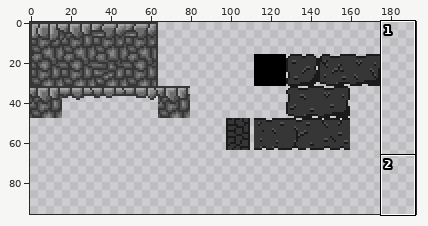
Sprite sheet, stored at TrappedInside/Assets/Maps/stone-land.png. The picture above shows the old version from afar; the outline marks the close-up.
Close-up. Earlier state:
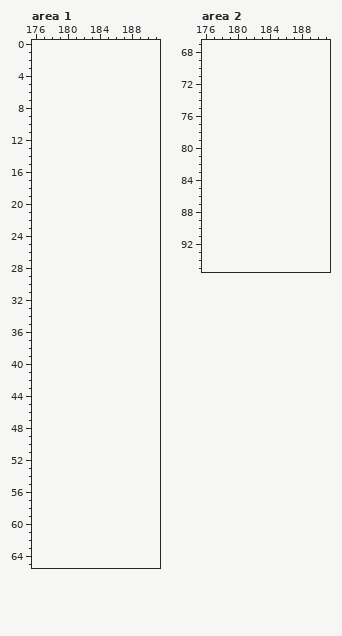
The file is 176x96 pixels. Shown: area 1: x 176..191, y 0..65; area 2: x 176..191, y 67..95. The old version is drawn lined up with the new one, on the new canvas. The wide view leaves out empty margins.
Palette (. is transparent): 
Now the later version:
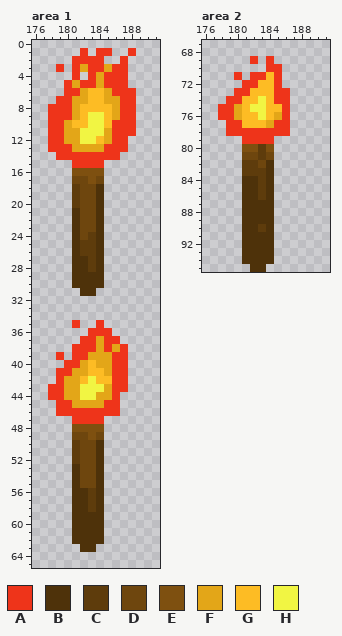
Colours new in this view: A #ee341a  B #4e320a  C #5e3c0c  D #6e460e  E #7e5010  F #e3a618  G #fdbc24  H #f1f543
Difference:
canvas 176x96 -> 208x96
Area 1:
y 1: x 182 . -> A; x 184..185 .. -> AA; x 188 . -> A
y 2: x 181..184 .... -> AAAA; x 187 . -> A
y 3: x 179 . -> A; x 181..187 ....... -> AFAAFAA
y 4: x 181 . -> A; x 183..187 ..... -> AFAAA
y 5: x 180..187 ........ -> AFAAFAAA
y 6: x 180..188 ......... -> AAFGGFAAA
y 7: x 179..188 .......... -> AAFFGGFFAA
y 8: x 178..188 ........... -> AAAFGGGGFAA
y 9: x 178..188 ........... -> AAAFGHHGFAA
y 10: x 178..188 ........... -> AAFGGHHGAAA
y 11: x 178..188 ........... -> AAFFHHHFAAA
y 12: x 178..187 .......... -> AAFFHHGFAA
y 13: x 178..187 .......... -> AAAFFFFAAA
y 14: x 179..186 ........ -> AAAAAAAA
y 15: x 181..184 .... -> AAAA
y 16: x 181..184 .... -> EEEE
y 17: x 181..184 .... -> DDED
y 18..20: x 181..184 .... -> CDDB
y 21..23: x 181..184 .... -> BDDB
y 24: x 181..184 .... -> BDCB
y 25..26: x 181..184 .... -> BCCB
y 27..28: x 181..184 .... -> BBCB
y 29..30: x 181..184 .... -> BBBB
y 31: x 182..183 .. -> BB
y 35: x 181 . -> A; x 184 . -> A
y 36: x 183..185 ... -> AAA
y 37: x 182..186 ..... -> AAFAA
y 38: x 181..187 ....... -> AAAFAFA
y 39: x 179 . -> A; x 181..187 ....... -> AAFFFAA
y 40: x 180..187 ........ -> AAFGFFAA
y 41: x 179..187 ......... -> AAFFGGFAA
y 42: x 179..187 ......... -> AFFGHGGAA
y 43: x 178..187 .......... -> AAFFHHHFAA
y 44: x 178..186 ......... -> AAFFHHFFA
y 45: x 179..186 ........ -> AAFFFFAA
y 46: x 179..186 ........ -> AAAAAAAA
y 47: x 181..184 .... -> AAAA
y 48: x 181..184 .... -> EEEE
y 49: x 181..184 .... -> DDED
y 50..52: x 181..184 .... -> CDDB
y 53..55: x 181..184 .... -> BDDB
y 56..58: x 181..184 .... -> BBCB
y 59..62: x 181..184 .... -> BBBB
y 63: x 182..183 .. -> BB
Area 2:
y 69: x 182 . -> A; x 184 . -> A
y 70: x 184..185 .. -> AA
y 71: x 180 . -> A; x 182..185 .... -> AAGA
y 72: x 181..185 ..... -> AAGGA
y 73: x 180..186 ....... -> AAGGGAA
y 74: x 179..186 ........ -> AAGGHGAA
y 75: x 178..186 ......... -> AAFGHHGGA
y 76: x 178..186 ......... -> AAFGGHGFA
y 77: x 179..186 ........ -> AAGGGFAA
y 78: x 179..186 ........ -> AAAAAAAA
y 79: x 181..184 .... -> AAAA
y 80: x 181..184 .... -> EECE
y 81: x 181..184 .... -> DDCD
y 82: x 181..184 .... -> CCDB
y 83: x 181..184 .... -> CCCB
y 84..86: x 181..184 .... -> BBCB
y 87..89: x 181..184 .... -> BBBB
y 90: x 181..184 .... -> BBCB
y 91..94: x 181..184 .... -> BBBB
y 95: x 182..183 .. -> BB
